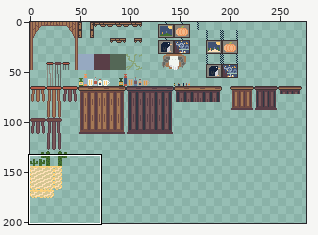
A pixel-art file gets an edit: assets/images/aseprite/cowboy/CowboyTilemap.aseprite. The picture above shows the old version from afar; the outline marks the close-up.
Close-up. Earlier state:
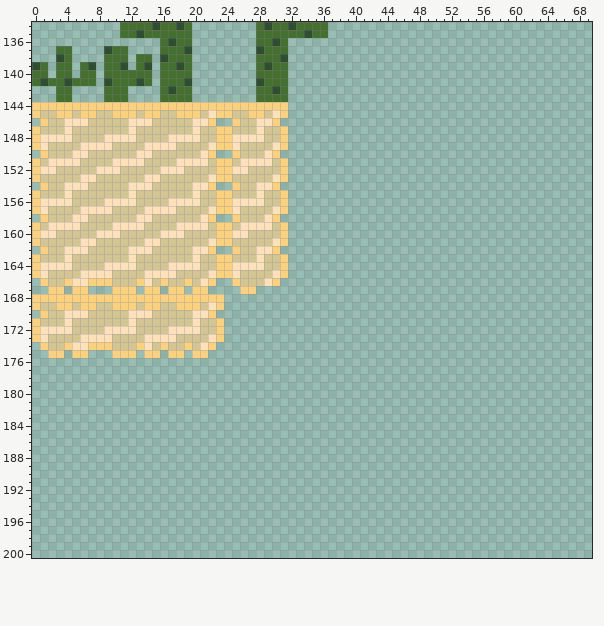
320x800 pixels, 1 frame. Shown: x 0..69, y 134..200. The wide view leaves out empty margins.
The result:
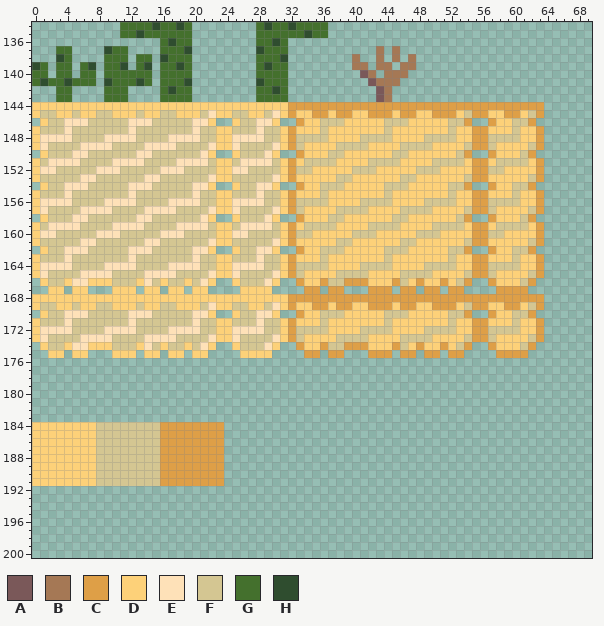
Palette (. is transparent): A #7a5859  B #a57855  C #de9f47  D #fdd179  E #fee1b8  F #d4c692  G #44702d  H #2f4d2f
Commit message: Added darker sand blocks and bush
What changed:
Changed rows in their new state; - is an unchanged pixel.
Layer "Layer 1":
first column x 24:
137 -------------------B-B------------------
138 ----------------B--B-B-B----------------
139 ----------------BB-BB-BB----------------
140 -----------------AB-BBB-----------------
141 ------------------ABBB------------------
142 -------------------AB-------------------
143 -------------------AB-------------------
144 --------CCCCCCCCCCCCCCCCCCCCCCCCCCCCCCCC
145 --------CDDCCDCCDDCCCDCCDDCCCDFCCDDCCDFC
146 ---------CDDFFFDDDDDFFFDDDDDFFC--CDDFFC-
147 --------CDDDFDDDDDDDFDDDDDDDFDDCCDDDFDDC
148 --------CFFFFDDDDFFFFDDDDFFFFDDCCFFFFDDC
149 --------CFDDDDFFFFDDDDFFFFDDDDFCCFDDDDFC
150 ---------CDDDFFDDDDDDFFDDDDDDFC--CDDDFC-
151 --------CDFFFFDDDDFFFFDDDDFFFFDCCDFFFFDC
152 --------CFFDDDDDFFFDDDDDFFFDDDDCCFFDDDDC
153 --------CDDDDDFFDDDDDDFFDDDDDDFCCDDDDDFC
154 ---------CDDFFFDDDDDFFFDDDDDFFC--CDDFFC-
155 --------CDDDFDDDDDDDFDDDDDDDFDDCCDDDFDDC
156 --------CFFFFDDDDFFFFDDDDFFFFDDCCFFFFDDC
157 --------CFDDDDFFFFDDDDFFFFDDDDFCCFDDDDFC
158 ---------CDDDFFDDDDDDFFDDDDDDFC--CDDDFC-
159 --------CDFFFFDDDDFFFFDDDDFFFFDCCDFFFFDC
160 --------CFFDDDDDFFFDDDDDFFFDDDDCCFFDDDDC
161 --------CDDDDDFFDDDDDDFFDDDDDDFCCDDDDDFC
162 ---------CDDFFFDDDDDFFFDDDDDFFC--CDDFFC-
163 --------CDDDFDDDDDDDFDDDDDDDFDDCCDDDFDDC
164 --------CFFFFDDDDFFFFDDDDFFFFDDCCFFFFDDC
165 --------CFDDDDFFFFDDDDFFFFDDDDFCCFDDDDFC
166 ---------CDDCFFCCCDDDCFDCDDCDFC--CDDDFC-
167 ----DD----CC-CC---CCC-CC-CC-CC----CCCC--
168 DDDDDDDDCCCCCCCCCCCCCCCCCCCCCCCCCCCCCCCC
169 DFFDDFEDCDDCCDCCDDCCCDCCDDCCCDFCCDDCCDFC
170 -DFFEED--CDDFFFDDDDDFFFDDDDDFFC--CDDFFC-
171 DFFFEFFDCDDDFDDDDDDDFDDDDDDDFDDCCDDDFDDC
172 DEEEEFFDCFFFFDDDDFFFFDDDDFFFFDDCCFFFFDDC
173 DEFFFFEDCFDDDDFFFFDDDDFFFFDDDDFCCFDDDDFC
174 -DFFFED--CDDCFFCCCDDDCFDCDDCDFC--CDDDFC-
175 --DDDD----CC-CC---CCC-CC-CC-CC----CCCC--
first column x 0:
184 DDDDDDDDFFFFFFFFCCCCCCCC
185 DDDDDDDDFFFFFFFFCCCCCCCC
186 DDDDDDDDFFFFFFFFCCCCCCCC
187 DDDDDDDDFFFFFFFFCCCCCCCC
188 DDDDDDDDFFFFFFFFCCCCCCCC
189 DDDDDDDDFFFFFFFFCCCCCCCC
190 DDDDDDDDFFFFFFFFCCCCCCCC
191 DDDDDDDDFFFFFFFFCCCCCCCC
Pixel boxes of the changes (left, top, right, bottom) in both close-ups:
added: (224, 46, 544, 358)
added: (32, 422, 224, 486)
